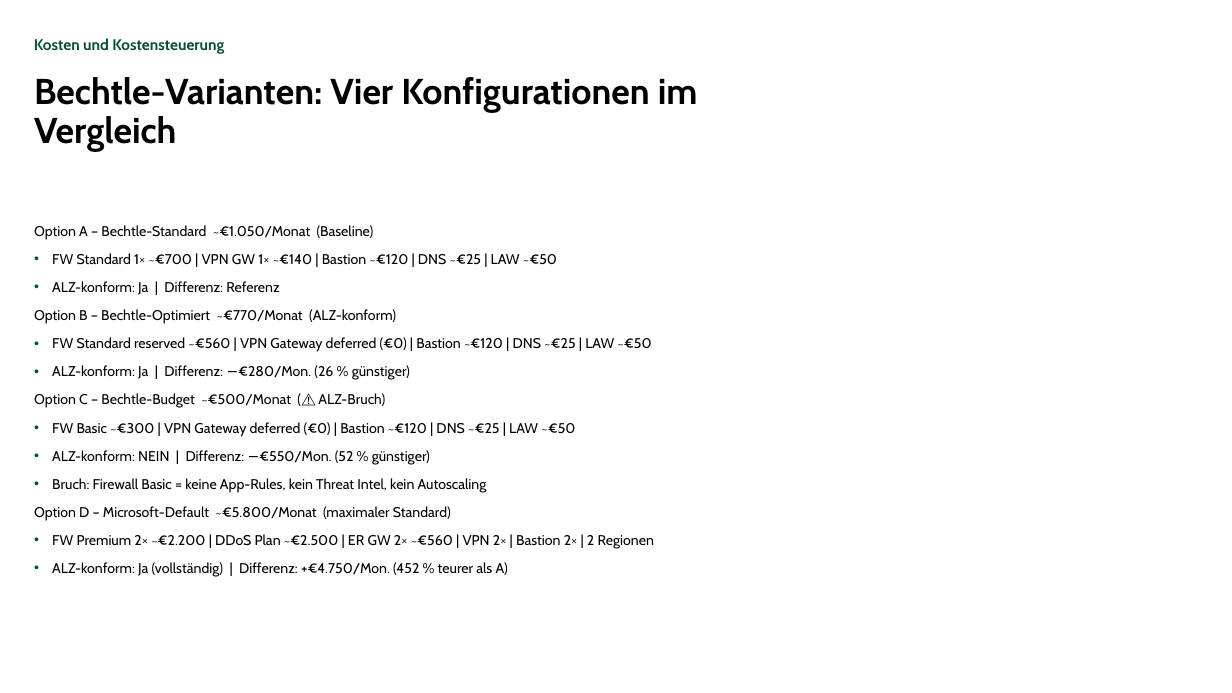
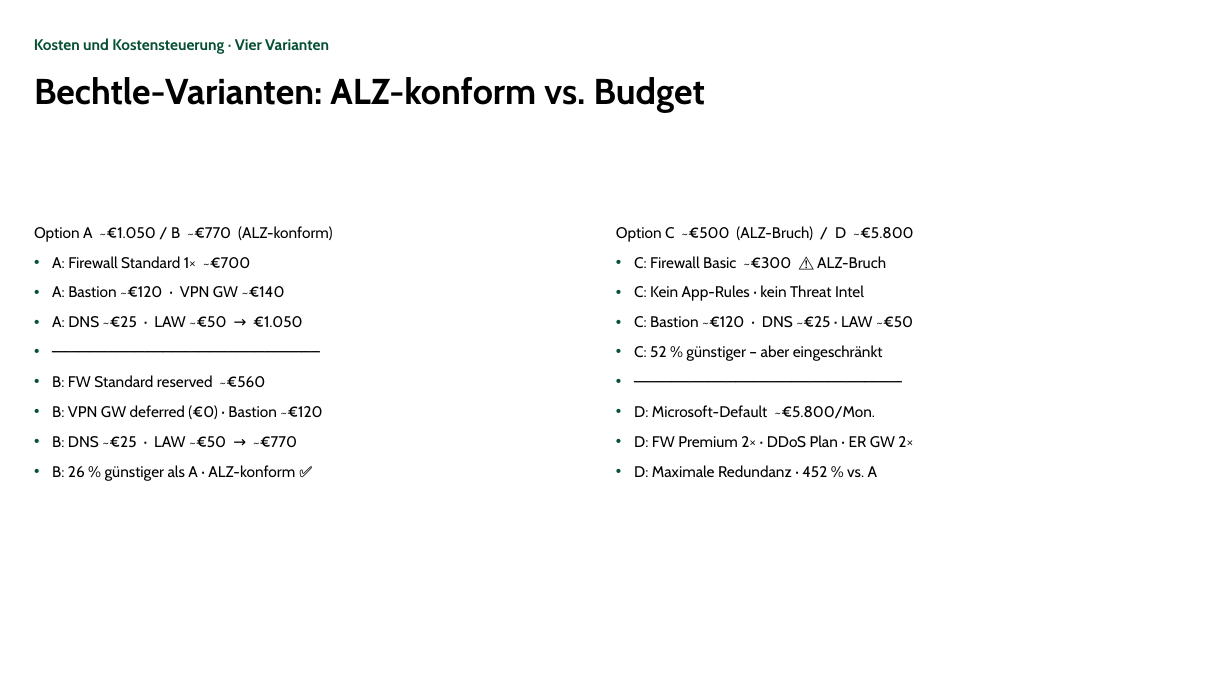
Before and after one commit to YannickBeck/azure-landing-zone, a slide deck: slide 31 of docs/konzept/Powerpoint/Azure-Landing-Zone-Konzept.pptx (slide 33 before the commit). Drawn at 1232x693 pixels with LibreOffice and Linux fonts; fonts in the diff are those of the drawing; background and template pictures are left out. Boxes give left, top, right and bottom in pixels: in the first picture for what was removed or moved away, otherwise in the second. Text is boxed around its words. In the diff, an @@ line names an element or a change of style, - is before the commit and + after.

```diff
--- a/docs/konzept/Powerpoint/Azure-Landing-Zone-Konzept.pptx
+++ b/docs/konzept/Powerpoint/Azure-Landing-Zone-Konzept.pptx
@@ subtitle at (x1=34, y1=38, x2=329, y2=54): text changed @@
-Kosten und Kostensteuerung
+Kosten und Kostensteuerung · Vier Varianten
@@ title at (x1=34, y1=77, x2=705, y2=113): text changed @@
-Bechtle-Varianten: Vier Konfigurationen im Vergleich
+Bechtle-Varianten: ALZ-konform vs. Budget
@@ text removed at (x1=34, y1=225, x2=654, y2=577) @@
-Option A – Bechtle-Standard ~€1.050/Monat (Baseline)
-  • FW Standard 1× ~€700 | VPN GW 1× ~€140 | Bastion ~€120 | DNS ~€25 | LAW ~€50
-  • ALZ-konform: Ja | Differenz: Referenz
-Option B – Bechtle-Optimiert ~€770/Monat (ALZ-konform)
-  • FW Standard reserved ~€560 | VPN Gateway deferred (€0) | Bastion ~€120 | DNS ~€25 | LAW ~€50
-  • ALZ-konform: Ja | Differenz: −€280/Mon. (26 % günstiger)
-Option C – Bechtle-Budget ~€500/Monat (⚠ ALZ-Bruch)
-  • FW Basic ~€300 | VPN Gateway deferred (€0) | Bastion ~€120 | DNS ~€25 | LAW ~€50
-  • ALZ-konform: NEIN | Differenz: −€550/Mon. (52 % günstiger)
-  • Bruch: Firewall Basic = keine App-Rules, kein Threat Intel, kein Autoscaling
-Option D – Microsoft-Default ~€5.800/Monat (maximaler Standard)
-  • FW Premium 2× ~€2.200 | DDoS Plan ~€2.500 | ER GW 2× ~€560 | VPN 2× | Bastion 2× | 2 Regionen
-  • ALZ-konform: Ja (vollständig) | Differenz: +€4.750/Mon. (452 % teurer als A)
@@ text added at (x1=34, y1=226, x2=333, y2=481), 12 pt, text #000000 @@
+Option A ~€1.050 / B ~€770 (ALZ-konform)
+  • A: Firewall Standard 1× ~€700
+  • A: Bastion ~€120 · VPN GW ~€140
+  • A: DNS ~€25 · LAW ~€50 → €1.050
+  • ─────────────────────────────
+  • B: FW Standard reserved ~€560
+  • B: VPN GW deferred (€0) · Bastion ~€120
+  • B: DNS ~€25 · LAW ~€50 → ~€770
+  • B: 26 % günstiger als A · ALZ-konform ✅
@@ text added at (x1=616, y1=226, x2=914, y2=477), 12 pt, text #000000 @@
+Option C ~€500 (ALZ-Bruch) / D ~€5.800
+  • C: Firewall Basic ~€300 ⚠ ALZ-Bruch
+  • C: Kein App-Rules · kein Threat Intel
+  • C: Bastion ~€120 · DNS ~€25 · LAW ~€50
+  • C: 52 % günstiger – aber eingeschränkt
+  • ─────────────────────────────
+  • D: Microsoft-Default ~€5.800/Mon.
+  • D: FW Premium 2× · DDoS Plan · ER GW 2×
+  • D: Maximale Redundanz · 452 % vs. A
```
Also in this commit, not shown: 24 other slides changed, 12 slides added, 17 slides removed, 1 other file.
